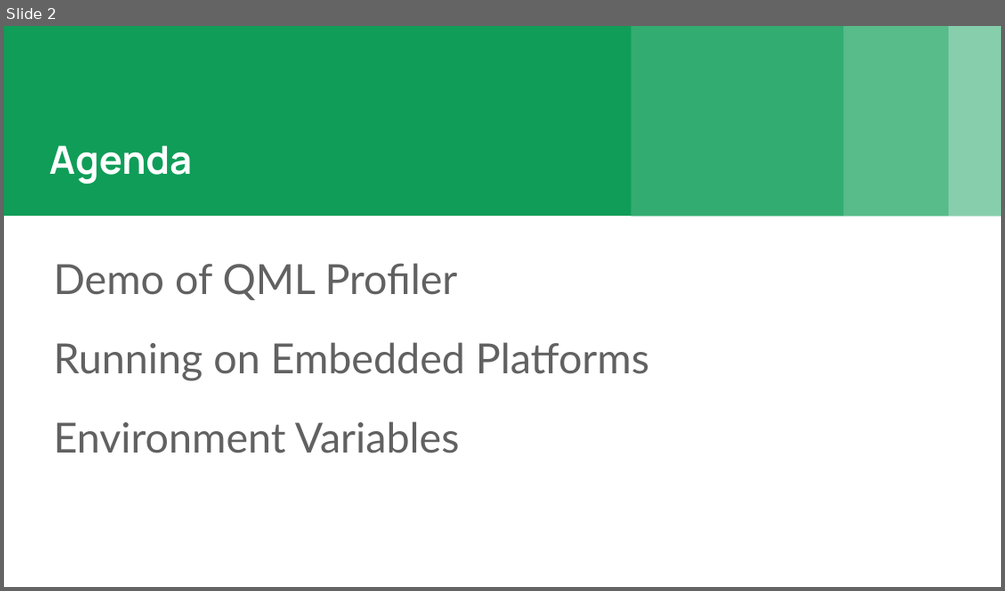
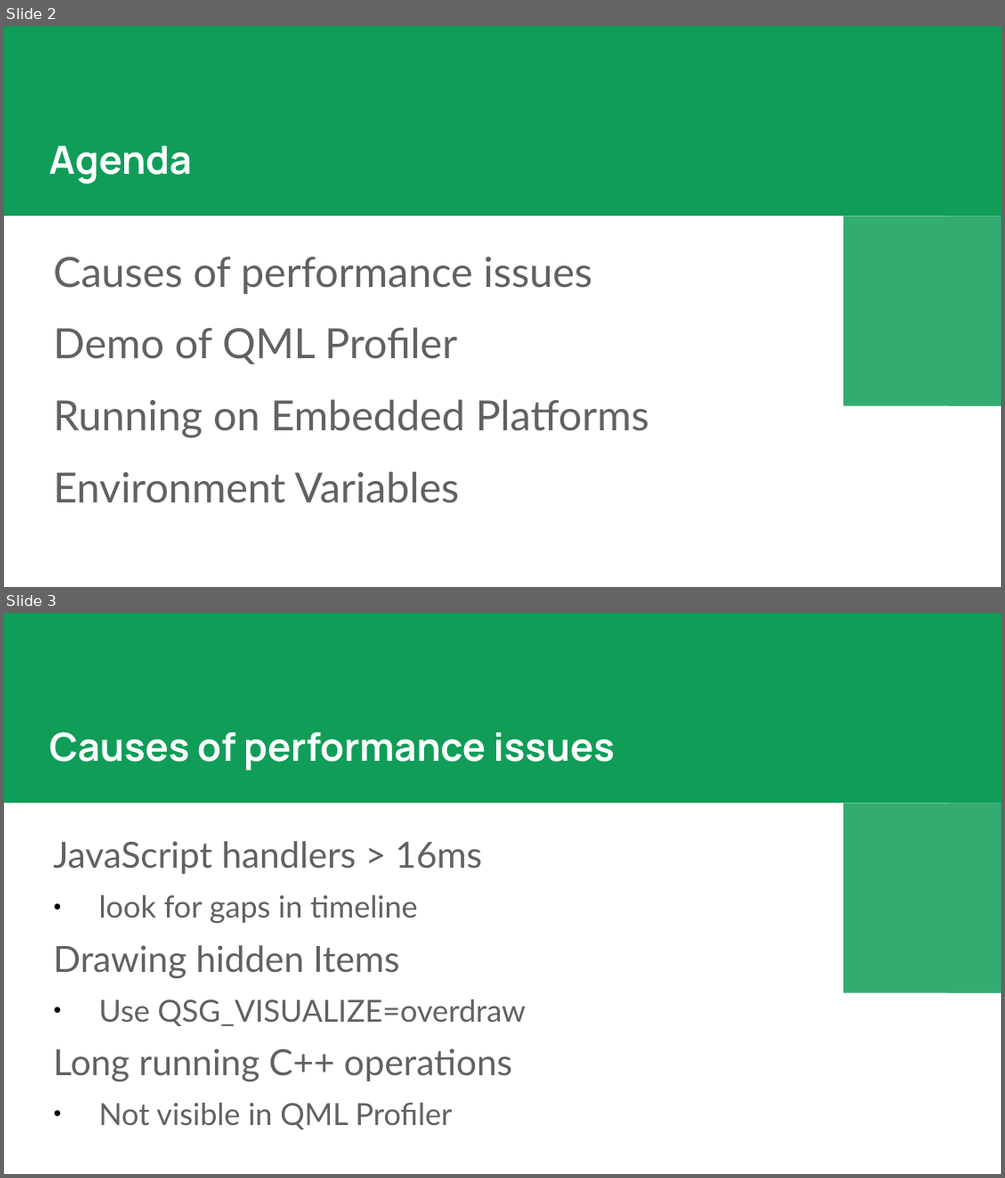
Before and after one commit to ocqt/2017-07-Profiling-QML, a slide deck: Profiling QML.pptx. Shown one above the other, each under a label of ours: slide 2 before the commit, slides 2 and 3 after it. The pictures are 1005x591 and 1005x1178 pixels, drawn with LibreOffice and Linux fonts; fonts in the diff are those of the drawing. Boxes give left, top, right and bottom in pixels: in the first picture for what was removed or moved away, otherwise in the second. Text is boxed around its words. In the diff, an @@ line names an element or a change of style, - is before the commit and + after.

```diff
--- a/Profiling QML.pptx
+++ b/Profiling QML.pptx
@@ slide 3 added at bbox=[4, 613, 1001, 1174], background #FFFFFF; not listed: 3 template elements that a slide beside it also shows @@
@@ text added at bbox=[49, 732, 615, 771], 28 pt, text #FFFFFF, bold @@
+Causes of performance issues
@@ text added at bbox=[53, 841, 526, 1129], 22 pt, text #616161 @@
+JavaScript handlers > 16ms
+● look for gaps in timeline
+Drawing hidden Items
+● Use QSG_VISUALIZE=overdraw
+Long running C++ operations
+● Not visible in QML Profiler
@@ slide 2 changed as well @@
@@ rectangle removed at bbox=[948, 26, 1001, 216] @@
@@ rectangle: place and size @@
-rectangle at bbox=[631, 26, 843, 216]
+rectangle at bbox=[843, 216, 1001, 405]
@@ rectangle: place and size @@
-rectangle at bbox=[843, 26, 948, 216]
+rectangle at bbox=[948, 216, 1001, 405]
@@ text at bbox=[53, 257, 592, 294]: paragraph added @@
+Causes of performance issues
@@ text at bbox=[53, 327, 649, 503]: line spacing 1.15 to 1 @@
```
Also in this commit, not shown: 8 other slides changed, 1 other slide added, 2 other files.
